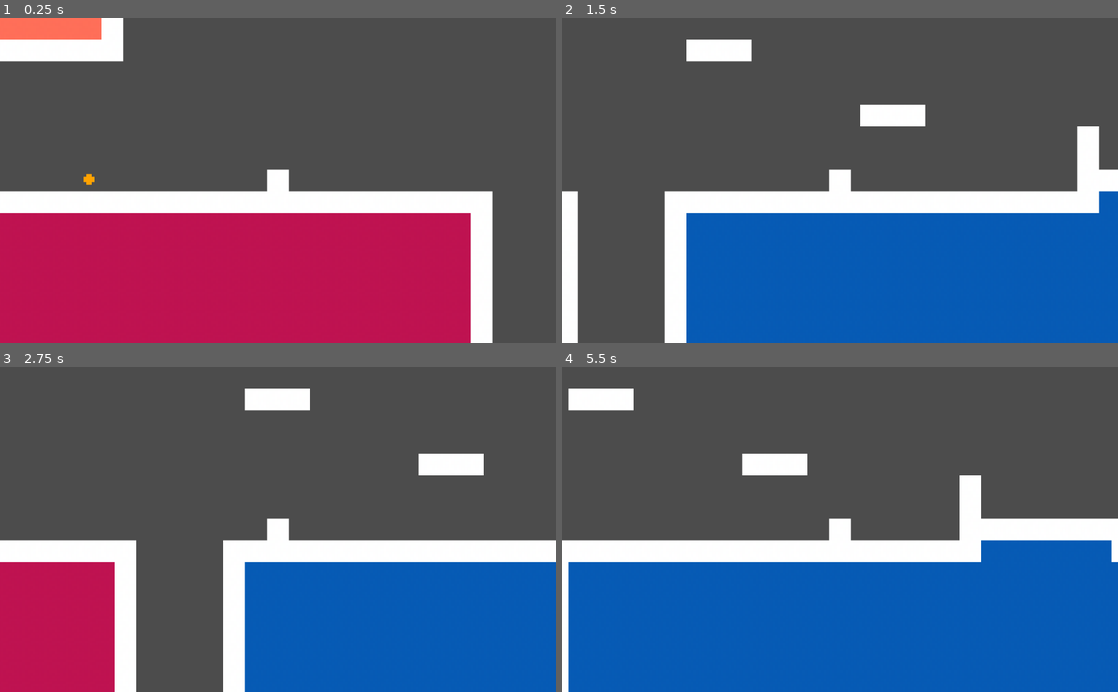
Above: before the commit, frames 1-4 (two rows, left to right).
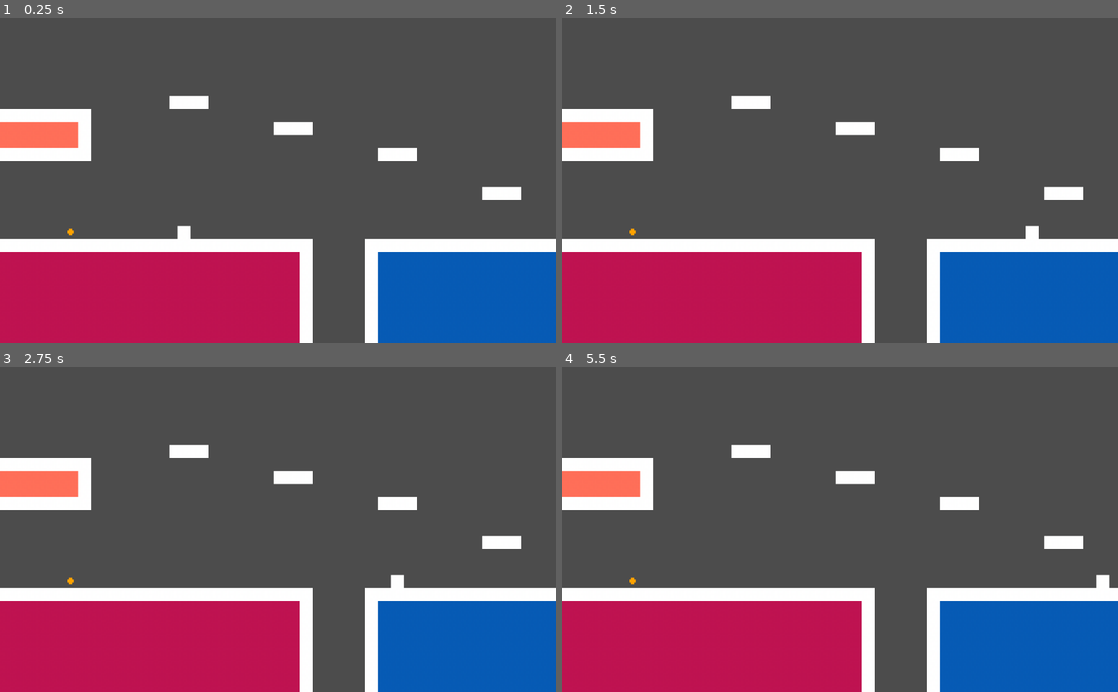
Above: after the commit, the same moments.

Repository: troingle/godot-platformer
Game: Godot game, scene res://World.tscn
Same seed, same stepped clock (60 frames per second), same inputs: the game is played once before the commit and once after it.
Inputs:
- Up to frame 1 (0.25 s): no input
- Up to frame 2 (1.5 s): tap Enter at 0.5 s; hold D (move_right) from 0.53 s (still down); tap X (dash) at 0.6, 1.35 s; tap Z (jump) at 0.77 s
- Up to frame 3 (2.75 s): tap Z (jump) at 1.52 s; release D (move_right) at 2.03 s; hold A (move_left) from 2.03 s (still down); tap X (dash) at 2.1 s
- Up to frame 4 (5.5 s): release A (move_left) at 2.78 s; hold D (move_right) 2.78-4.28 s; tap X (dash) every 0.75 s from 2.85 to 5.1 s; tap Z (jump) at 3.02, 3.77, 4.52 s; hold A (move_left) 4.28-5.03 s; hold D (move_right) from 5.03 s (still down)

The runs differ from the first frame. In frame 1, 37% of the frame differs, in the area x 0-100%, y 0-100%; in frame 2, 42%; in frame 3, 35%; in frame 4, 45%, in the area x 0-100%, y 6-100%.

Commit message:
Player camera is dead

Diff:
--- a/Player.tscn
+++ b/Player.tscn
@@ -18,7 +18,3 @@
 texture = ExtResource( 1 )
 region_rect = Rect2( 5, 5, 5, 5 )
 region_filter_clip = true
-
-[node name="PlayerCamera" type="Camera2D" parent="."]
-current = true
-zoom = Vector2( 0.6, 0.6 )
